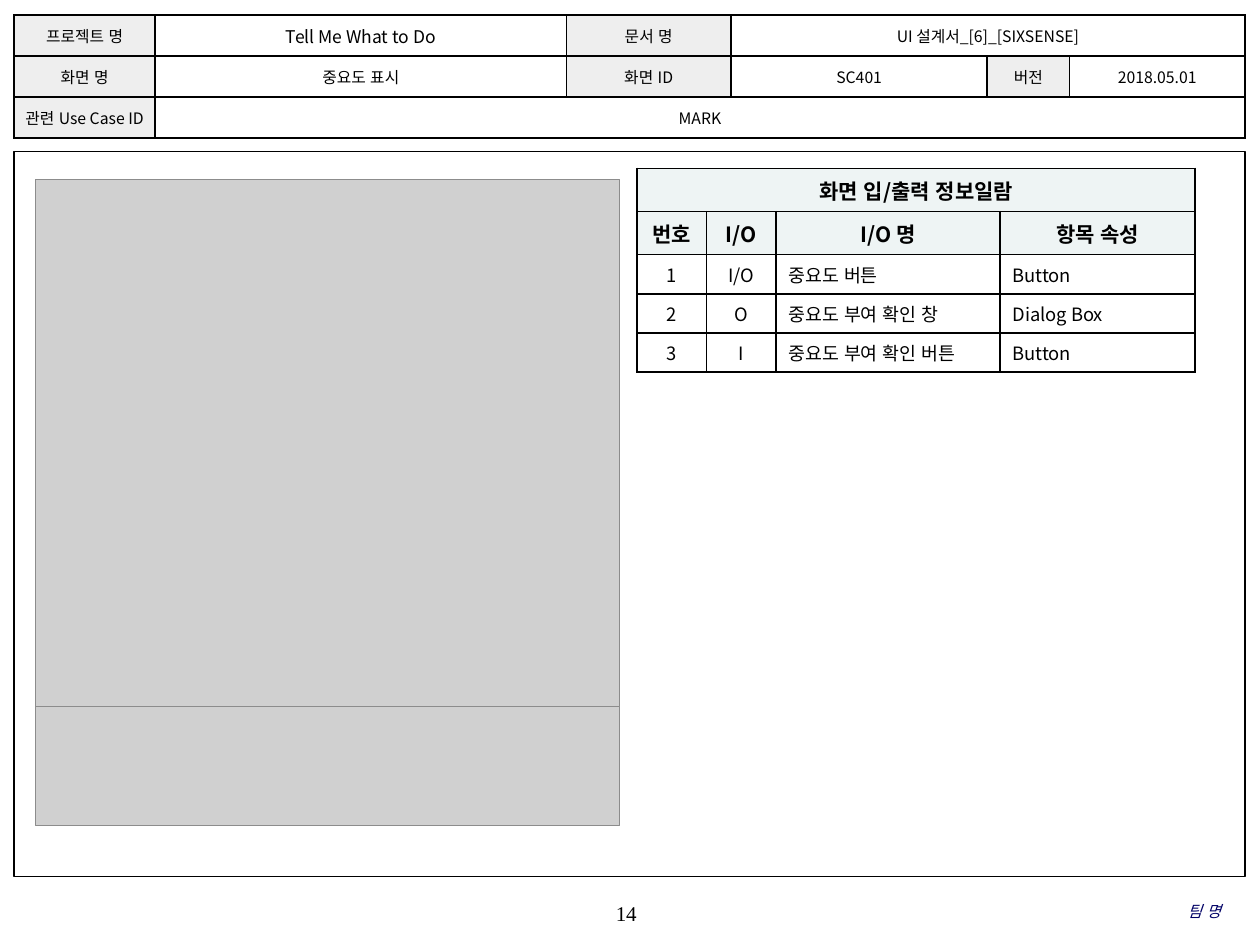
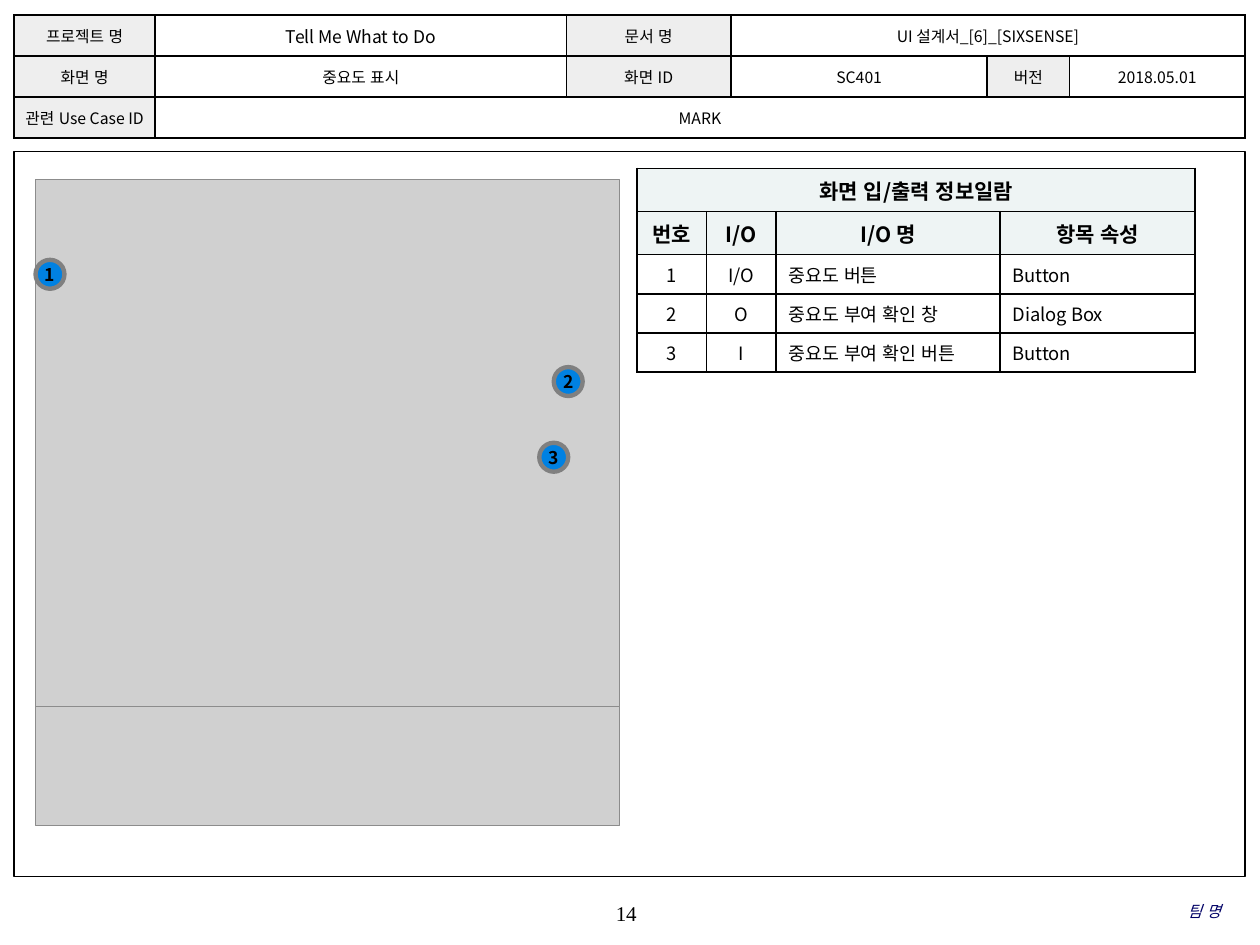
Before and after one commit to SMU-SE-Admin/18-1_6_SIXSENSE_Doc, a slide deck: slide 14 of 03 설계/UI 설계서_[6]_[SIXSENSE].pptx. Drawn at 1260x945 pixels with LibreOffice and Linux fonts; fonts in the diff are those of the drawing; grey boxes stand for pictures; background and template pictures are left out. Boxes give left, top, right and bottom in pixels: in the first picture for what was removed or moved away, otherwise in the second. Text is boxed around its words. In the diff, an @@ line names an element or a change of style, - is before the commit and + after.

```diff
--- a/03 설계/UI 설계서_[6]_[SIXSENSE].pptx
+++ b/03 설계/UI 설계서_[6]_[SIXSENSE].pptx
@@ ellipse added at <box>35,260,64,289</box>, fill #0081E2, outline #808080 2.5 pt, 10 pt, text #000000, bold @@
+1
@@ ellipse added at <box>553,367,582,396</box>, fill #0081E2, outline #808080 2.5 pt, 10 pt, text #000000, bold @@
+2
@@ ellipse added at <box>539,442,568,471</box>, fill #0081E2, outline #808080 2.5 pt, 10 pt, text #000000, bold @@
+3
```
Also in this commit, not shown: 5 other slides changed.
